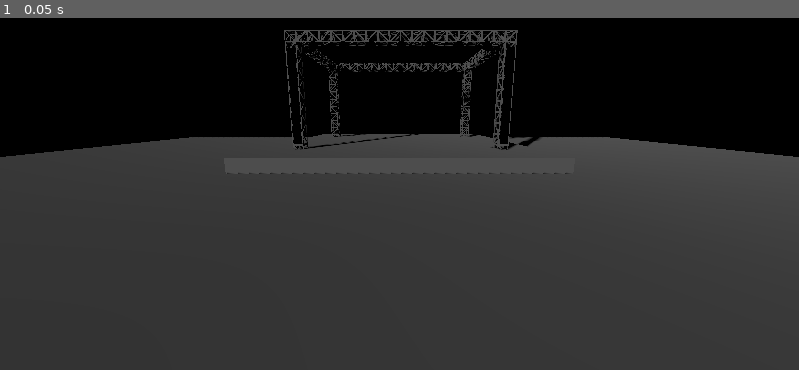
Above: before the commit, frame 1.
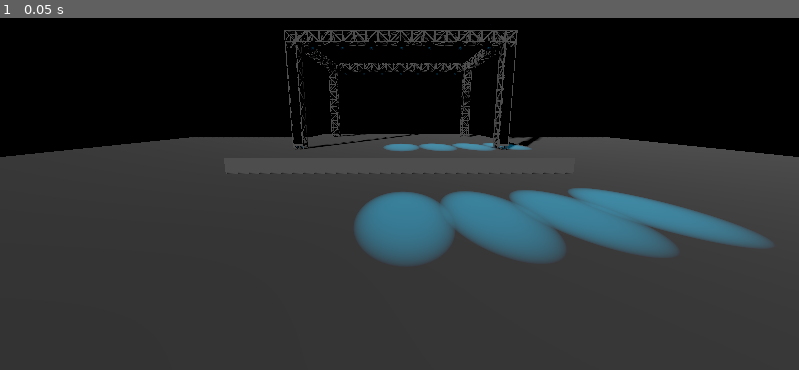
Above: after the commit, the same moment.

Repository: not-my-username/spectrum
Game: Godot game, scene res://node_3d.tscn
The game is run twice, just before and just after one commit, with the same random seed, the same clock (stepped at 60 frames per second) and the same inputs. This scene is started directly instead of the project's main scene.
Inputs:
- Up to frame 1 (0.05 s): no input

The runs differ from the first frame. In frame 1, 7.6% of the frame differs, in the area x 37-97%, y 7-71%.

Commit message:
added more stuff

Diff:
--- a/node_3d.tscn
+++ b/node_3d.tscn
@@ -166,9 +166,8 @@
 
 [node name="0" type="SpotLight3D" parent="Lights/Colored/Top Down"]
 transform = Transform3D(1, 0, 0, 0, -0.699376, 0.714754, 0, -0.714754, -0.699376, 0.109109, 5.4186, 1.17654)
-light_color = Color(0, 0, 0, 1)
-light_energy = 4.0
-light_volumetric_fog_energy = 11.0
+light_energy = 2.0
+light_volumetric_fog_energy = 4.0
 spot_range = 23.453
 spot_attenuation = 1e-05
 spot_angle = 8.38
@@ -184,7 +183,7 @@
 transform = Transform3D(0.993381, 0.0821023, 0.0803359, 0, -0.699376, 0.714754, 0.114868, -0.710023, -0.694747, -1.39045, 5.4186, 1.17654)
 light_color = Color(0, 0, 0, 1)
 light_energy = 4.0
-light_volumetric_fog_energy = 11.0
+light_volumetric_fog_energy = 4.0
 spot_range = 23.453
 spot_attenuation = 1e-05
 spot_angle = 8.38
@@ -199,7 +198,7 @@
 transform = Transform3D(0.970851, 0.171316, 0.167631, 0, -0.699376, 0.714754, 0.239686, -0.693919, -0.67899, -2.82442, 5.4186, 1.17654)
 light_color = Color(0, 0, 0, 1)
 light_energy = 4.0
-light_volumetric_fog_energy = 11.0
+light_volumetric_fog_energy = 4.0
 spot_range = 23.453
 spot_attenuation = 1e-05
 spot_angle = 8.38
@@ -214,7 +213,7 @@
 transform = Transform3D(0.935943, 0.251702, 0.246287, 1.01211e-08, -0.699376, 0.714754, 0.352152, -0.668969, -0.654576, -4.26368, 5.4186, 1.2948)
 light_color = Color(0, 0, 0, 1)
 light_energy = 4.0
-light_volumetric_fog_energy = 11.0
+light_volumetric_fog_energy = 4.0
 spot_range = 23.453
 spot_attenuation = 1e-05
 spot_angle = 8.38
@@ -229,7 +228,7 @@
 transform = Transform3D(0.990838, -0.0965336, -0.0944567, 0, -0.699376, 0.714754, -0.135058, -0.708205, -0.692968, 1.48902, 5.4186, 1.17654)
 light_color = Color(0, 0, 0, 1)
 light_energy = 4.0
-light_volumetric_fog_energy = 11.0
+light_volumetric_fog_energy = 4.0
 spot_range = 23.453
 spot_attenuation = 1e-05
 spot_angle = 8.38
@@ -244,7 +243,7 @@
 transform = Transform3D(0.969732, -0.174524, -0.170769, 0, -0.699376, 0.714754, -0.244174, -0.693119, -0.678207, 2.99781, 5.4186, 1.17654)
 light_color = Color(0, 0, 0, 1)
 light_energy = 4.0
-light_volumetric_fog_energy = 11.0
+light_volumetric_fog_energy = 4.0
 spot_range = 23.453
 spot_attenuation = 1e-05
 spot_angle = 8.38
@@ -259,7 +258,7 @@
 transform = Transform3D(0.931774, -0.259484, -0.253901, -6.78158e-09, -0.699376, 0.714754, -0.36304, -0.665989, -0.65166, 4.39799, 5.4186, 1.17654)
 light_color = Color(0, 0, 0, 1)
 light_energy = 4.0
-light_volumetric_fog_energy = 11.0
+light_volumetric_fog_energy = 4.0
 spot_range = 23.453
 spot_attenuation = 1e-05
 spot_angle = 8.38
@@ -278,7 +277,7 @@
 transform = Transform3D(1, 0, 0, 0, -0.699375, 0.714754, 0, -0.714754, -0.699375, 0.109109, 5.43397, 0.694232)
 light_color = Color(0, 0, 0, 1)
 light_energy = 4.0
-light_volumetric_fog_energy = 11.0
+light_volumetric_fog_energy = 4.0
 spot_range = 23.453
 spot_attenuation = 1e-05
 spot_angle = 8.38
@@ -293,7 +292,7 @@
 transform = Transform3D(0.993381, 0.0821024, 0.0803359, 5.82077e-11, -0.699375, 0.714754, 0.114868, -0.710023, -0.694746, -1.39045, 5.43397, 0.694232)
 light_color = Color(0, 0, 0, 1)
 light_energy = 4.0
-light_volumetric_fog_energy = 11.0
+light_volumetric_fog_energy = 4.0
 spot_range = 23.453
 spot_attenuation = 1e-05
 spot_angle = 8.38
@@ -308,7 +307,7 @@
 transform = Transform3D(0.970851, 0.171316, 0.167631, 0, -0.699376, 0.714753, 0.239686, -0.693919, -0.678989, -2.82442, 5.43397, 0.694232)
 light_color = Color(0, 0, 0, 1)
 light_energy = 4.0
-light_volumetric_fog_energy = 11.0
+light_volumetric_fog_energy = 4.0
 spot_range = 23.453
 spot_attenuation = 1e-05
 spot_angle = 8.38
@@ -323,7 +322,7 @@
 transform = Transform3D(0.935943, 0.251702, 0.246287, 1.11759e-08, -0.699376, 0.714754, 0.352152, -0.668968, -0.654576, -4.29717, 5.43397, 0.694232)
 light_color = Color(0, 0, 0, 1)
 light_energy = 4.059
-light_volumetric_fog_energy = 11.0
+light_volumetric_fog_energy = 4.0
 spot_range = 23.453
 spot_attenuation = 1e-05
 spot_angle = 8.38
@@ -338,7 +337,7 @@
 transform = Transform3D(0.990838, -0.0965333, -0.0944563, 0, -0.699376, 0.714754, -0.135058, -0.708205, -0.692968, 1.48902, 5.43397, 0.694232)
 light_color = Color(0, 0, 0, 1)
 light_energy = 4.0
-light_volumetric_fog_energy = 11.0
+light_volumetric_fog_energy = 4.0
 spot_range = 23.453
 spot_attenuation = 1e-05
 spot_angle = 8.38
@@ -353,7 +352,7 @@
 transform = Transform3D(0.969732, -0.174524, -0.170769, -1.16415e-10, -0.699375, 0.714754, -0.244174, -0.693119, -0.678206, 2.99781, 5.43397, 0.694232)
 light_color = Color(0, 0, 0, 1)
 light_energy = 4.0
-light_volumetric_fog_energy = 11.0
+light_volumetric_fog_energy = 4.0
 spot_range = 23.453
 spot_attenuation = 1e-05
 spot_angle = 8.38
@@ -368,7 +367,7 @@
 transform = Transform3D(0.931774, -0.259484, -0.253901, -6.75209e-09, -0.699376, 0.714754, -0.36304, -0.665989, -0.65166, 4.39799, 5.43397, 0.694232)
 light_color = Color(0, 0, 0, 1)
 light_energy = 4.0
-light_volumetric_fog_energy = 11.0
+light_volumetric_fog_energy = 4.0
 spot_range = 23.453
 spot_attenuation = 1e-05
 spot_angle = 8.38
@@ -387,7 +386,7 @@
 transform = Transform3D(1, 0, 0, 0, -0.699376, 0.714754, 0, -0.714754, -0.699376, 0.109109, 5.4186, 1.17654)
 light_color = Color(0, 0, 0, 1)
 light_energy = 4.0
-light_volumetric_fog_energy = 11.0
+light_volumetric_fog_energy = 4.0
 spot_range = 23.453
 spot_attenuation = 1e-05
 spot_angle = 8.38
@@ -402,7 +401,7 @@
 transform = Transform3D(0.993381, 0.0821023, 0.0803359, 0, -0.699376, 0.714754, 0.114868, -0.710023, -0.694747, -1.39045, 5.4186, 1.17654)
 light_color = Color(0, 0, 0, 1)
 light_energy = 4.0
-light_volumetric_fog_energy = 11.0
+light_volumetric_fog_energy = 4.0
 spot_range = 23.453
 spot_attenuation = 1e-05
 spot_angle = 8.38
@@ -417,7 +416,7 @@
 transform = Transform3D(0.970851, 0.171316, 0.167631, 0, -0.699376, 0.714754, 0.239686, -0.693919, -0.67899, -2.82442, 5.4186, 1.17654)
 light_color = Color(0, 0, 0, 1)
 light_energy = 4.0
-light_volumetric_fog_energy = 11.0
+light_volumetric_fog_energy = 4.0
 spot_range = 23.453
 spot_attenuation = 1e-05
 spot_angle = 8.38
@@ -432,7 +431,7 @@
 transform = Transform3D(0.935943, 0.251702, 0.246287, 1.01211e-08, -0.699376, 0.714754, 0.352152, -0.668969, -0.654576, -4.29717, 5.4186, 1.17654)
 light_color = Color(0, 0, 0, 1)
 light_energy = 4.059
-light_volumetric_fog_energy = 11.0
+light_volumetric_fog_energy = 4.0
 spot_range = 23.453
 spot_attenuation = 1e-05
 spot_angle = 8.38
@@ -447,7 +446,7 @@
 transform = Transform3D(0.990838, -0.0965336, -0.0944567, 0, -0.699376, 0.714754, -0.135058, -0.708205, -0.692968, 1.48902, 5.4186, 1.17654)
 light_color = Color(0, 0, 0, 1)
 light_energy = 4.0
-light_volumetric_fog_energy = 11.0
+light_volumetric_fog_energy = 4.0
 spot_range = 23.453
 spot_attenuation = 1e-05
 spot_angle = 8.38
@@ -462,7 +461,7 @@
 transform = Transform3D(0.969732, -0.174524, -0.170769, 0, -0.699376, 0.714754, -0.244174, -0.693119, -0.678207, 2.99781, 5.4186, 1.17654)
 light_color = Color(0, 0, 0, 1)
 light_energy = 4.0
-light_volumetric_fog_energy = 11.0
+light_volumetric_fog_energy = 4.0
 spot_range = 23.453
 spot_attenuation = 1e-05
 spot_angle = 8.38
@@ -477,7 +476,7 @@
 transform = Transform3D(0.931774, -0.259484, -0.253901, -6.78158e-09, -0.699376, 0.714754, -0.36304, -0.665989, -0.65166, 4.39799, 5.4186, 1.17654)
 light_color = Color(0, 0, 0, 1)
 light_energy = 4.0
-light_volumetric_fog_energy = 11.0
+light_volumetric_fog_energy = 4.0
 spot_range = 23.453
 spot_attenuation = 1e-05
 spot_angle = 8.38
--- a/pattern_controll.gd
+++ b/pattern_controll.gd
@@ -22,7 +22,8 @@
 					"animation_type":"linear",
 					"animation":{
 						"frequency":"sub_low",
-						"effects":"brightness"
+						"effects":"brightness",
+						"min":20.0
 					},
 				}
 			]
@@ -63,13 +64,15 @@
 			if set.lights == "_all":
 				for N in get_node("Colored").get_children():
 					for n in N.get_children():
-						n.light_energy = height / 200
+						var light_colour = max(remap_range(height, 0, 500, 0, 2),remap_range(set.animation.min, 0, 255, 0, 2))
+						print(light_colour)
+						n.light_energy = light_colour
 						n.light_color = debug_color
-						n.get_children()[0].light_energy = height / 90
+						n.get_children()[0].light_energy = light_colour
 						n.get_children()[0].light_color = debug_color
 			if height > 300:
-				print("CH|3|"+str(min(int(height),255)))
-				qlcWebSocket.send_text("CH|3|"+str(min(int(height),255)))
+#				print("CH|3|"+str(min(int(height),255)))
+				qlcWebSocket.send_text("CH|3|"+str(int(remap_range(height, 0, 500, 0, 255))))
 			else:
 				qlcWebSocket.send_text("CH|3|0")
 #			if height > 300:
@@ -80,3 +83,6 @@
 #				print(N)
 #				N.light_energy = height / 200
 #				N.get_children()[0].light_energy = height / 90
+
+func remap_range(value, InputA, InputB, OutputA, OutputB):
+	return(value - InputA) / (InputB - InputA) * (OutputB - OutputA) + OutputA
